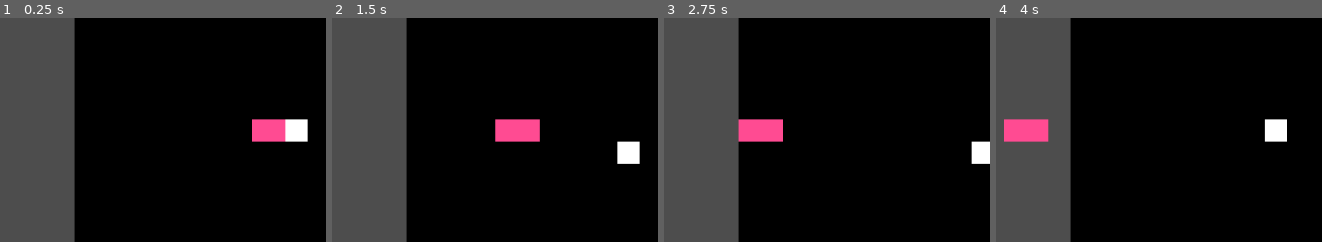
Above: before the commit, frames 1-4 (left to right).
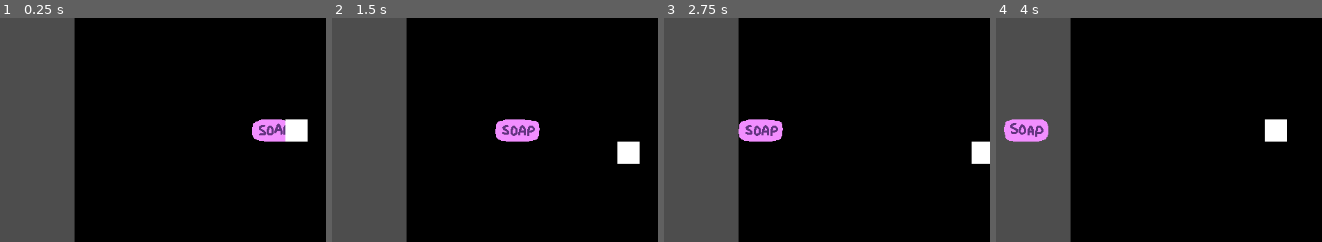
Above: after the commit, the same moments.

Repository: ChrisCee2/20gc3frogger
Game: Godot game, scene res://test_scene.tscn
The game is run twice, just before and just after one commit, with the same random seed, the same clock (stepped at 60 frames per second) and the same inputs.
Inputs:
- Up to frame 1 (0.25 s): no input
- Up to frame 2 (1.5 s): tap Enter at 0.5 s; hold D (right) 0.53-1.28 s; hold S (down) from 1.28 s (still down)
- Up to frame 3 (2.75 s): release S (down) at 2.03 s; hold D (right) from 2.03 s (still down)
- Up to frame 4 (4 s): release D (right) at 2.78 s; hold W (up) 2.78-3.53 s; hold A (left) from 3.53 s (still down)
The pictures show only the part of the screen within x 16-66%, y 25-75%; the shares and areas given below are measured in that part.

The runs differ from the first frame. In frame 1, 1.1% of the frame differs, in the area x 77-88%, y 45-56%; in frame 2, 1.4%, in the area x 50-64%, y 45-56%; in frame 3, 1.4%; in frame 4, 1.4%.

Commit message:
GC3-4: Added soap animation to soap

Diff:
--- a/objects/soap.gd
+++ b/objects/soap.gd
@@ -1,6 +1,7 @@
 class_name Soap extends Area2D
 
 @onready var move_controller: MoveController = $MoveController
+@onready var _animation_player: AnimationPlayer = $AnimationPlayer
 
 @export var should_move_left: bool = true
 @export_range(0, 10) var move_interval: float = 0.3
@@ -8,6 +9,7 @@
 var move_direction: Vector2 = Vector2.ZERO
 
 func _ready() -> void:
+	_animation_player.play("idle")
 	move_controller.move_interval = move_interval
 	move_direction = Vector2.LEFT if should_move_left else Vector2.RIGHT
 	move_controller.moved.connect(_on_move)
--- a/objects/soap.tscn
+++ b/objects/soap.tscn
@@ -1,12 +1,50 @@
-[gd_scene load_steps=5 format=3 uid="uid://bg6em2nd0yegx"]
+[gd_scene load_steps=8 format=3 uid="uid://bg6em2nd0yegx"]
 
 [ext_resource type="Script" uid="uid://dvavld8nx2lny" path="res://objects/soap.gd" id="1_p0is6"]
 [ext_resource type="PackedScene" uid="uid://dga1ual85j14i" path="res://controllers/move_controller.tscn" id="2_0f703"]
+[ext_resource type="Texture2D" uid="uid://b57jir546rodh" path="res://sprites/sprite_sheets/soap.png" id="2_f44kt"]
 
 [sub_resource type="RectangleShape2D" id="RectangleShape2D_24jkt"]
 size = Vector2(63, 31)
 
-[sub_resource type="CanvasTexture" id="CanvasTexture_7822p"]
+[sub_resource type="Animation" id="Animation_0f703"]
+resource_name = "idle"
+length = 0.45
+loop_mode = 1
+step = 0.05
+tracks/0/type = "value"
+tracks/0/imported = false
+tracks/0/enabled = true
+tracks/0/path = NodePath("Sprite2D:frame")
+tracks/0/interp = 1
+tracks/0/loop_wrap = true
+tracks/0/keys = {
+"times": PackedFloat32Array(0, 0.15, 0.3),
+"transitions": PackedFloat32Array(1, 1, 1),
+"update": 1,
+"values": [0, 1, 2]
+}
+
+[sub_resource type="Animation" id="Animation_f44kt"]
+length = 0.001
+tracks/0/type = "value"
+tracks/0/imported = false
+tracks/0/enabled = true
+tracks/0/path = NodePath("Sprite2D:frame")
+tracks/0/interp = 1
+tracks/0/loop_wrap = true
+tracks/0/keys = {
+"times": PackedFloat32Array(0),
+"transitions": PackedFloat32Array(1),
+"update": 1,
+"values": [0]
+}
+
+[sub_resource type="AnimationLibrary" id="AnimationLibrary_1s1o8"]
+_data = {
+&"RESET": SubResource("Animation_f44kt"),
+&"idle": SubResource("Animation_0f703")
+}
 
 [node name="Soap" type="Area2D"]
 script = ExtResource("1_p0is6")
@@ -15,9 +53,14 @@
 shape = SubResource("RectangleShape2D_24jkt")
 
 [node name="Sprite2D" type="Sprite2D" parent="."]
-modulate = Color(1, 0.292225, 0.573375, 1)
-scale = Vector2(64, 32)
-texture = SubResource("CanvasTexture_7822p")
+texture_filter = 1
+texture = ExtResource("2_f44kt")
+hframes = 3
 
 [node name="MoveController" parent="." node_paths=PackedStringArray("object") instance=ExtResource("2_0f703")]
 object = NodePath("..")
+
+[node name="AnimationPlayer" type="AnimationPlayer" parent="."]
+libraries = {
+&"": SubResource("AnimationLibrary_1s1o8")
+}
Binary file added: sprites/sprite_sheets/soap.png
Not shown, added: sprites/sprite_sheets/soap.png.import
